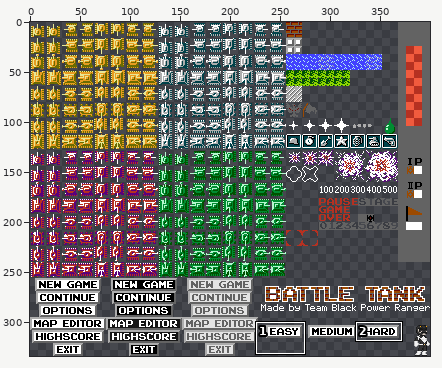
Sprite sheet: resursi/sprites.png. Above: a wide view before the commit, with the close-up outlined.
Close-up. Earlier state:
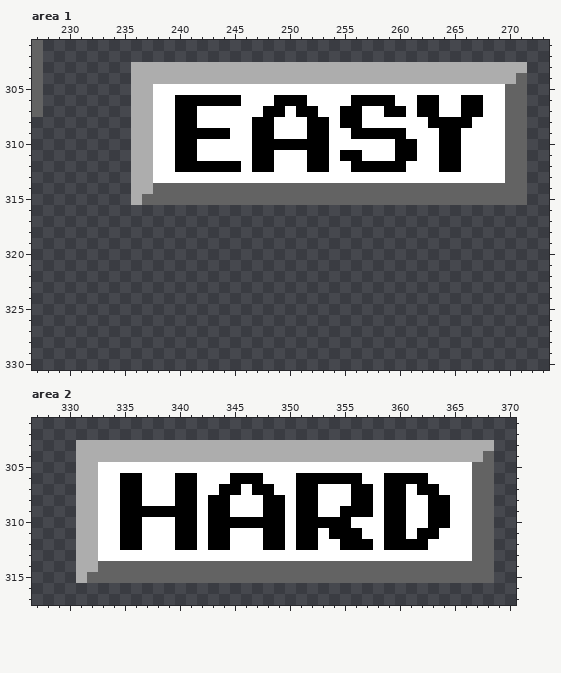
The file is 400x334 pixels. Colours within 5 levels of each other are drawn and written as one. Shown: area 1: x 227..273, y 301..330; area 2: x 327..370, y 301..317. The commit also changed other parts of the picture, which this record leaves out.
The same view after the edit:
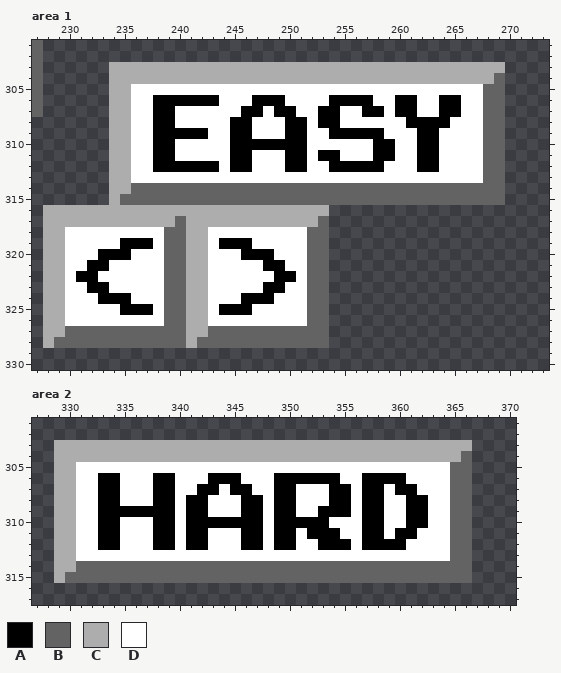
Palette (. is transparent): A #000000  B #636363  C #adadad  D #ffffff
What changed:
Changed rows in their new state; - is an unchanged pixel.
Area 1:
first column x 228:
303 ------CC----------------------------------..
304 ------CC---------------------------------B..
305 ------CCDD------------------------------BB..
306 ------CCDDAA----DD-AA-DD--AA--DDAADDAADDBB..
307 ------CCDDAADD----AAD-ADDAADDAAD-ADDAADDBB..
308 ------CCDDAADD---AADD-AAD-ADD----AA--DD-BB..
309 ------CCDDAA---DDAADD-AADDAA---DD-AADD--BB..
310 ------CCDDAADD---AA-----DD----AADDAADD--BB..
311 ------CCDDAADD---AADD-AAD-ADD-AADDAADD--BB..
312 ------CCDDAA----D-ADD-AADDAA---DD-AADD--BB..
313 ------CCDD------------------------------BB..
314 ------CCBB--------------------------------..
315 ------CBB---------------------------------..
316 CCCCCCCCCCCCCCCCCCCCCCCCCC------------------
317 CCCCCCCCCCCCBCCCCCCCCCCCCB------------------
318 CCDDDDDDDDDBBCCDDDDDDDDDBB------------------
319 CCDDDDDAAADBBCCDAAADDDDDBB------------------
320 CCDDDAAADDDBBCCDDDAAADDDBB------------------
321 CCDDAADDDDDBBCCDDDDDAADDBB------------------
322 CCDAADDDDDDBBCCDDDDDDAADBB------------------
323 CCDDAADDDDDBBCCDDDDDAADDBB------------------
324 CCDDDAAADDDBBCCDDDAAADDDBB------------------
325 CCDDDDDAAADBBCCDAAADDDDDBB------------------
326 CCDDDDDDDDDBBCCDDDDDDDDDBB------------------
327 CCBBBBBBBBBBBCCBBBBBBBBBBB------------------
328 CBBBBBBBBBBBBCBBBBBBBBBBBB------------------
Area 2:
first column x 329:
303 CC------------------------------------..
304 CC-----------------------------------B..
305 CCDD--------------------------------BB..
306 CCDDAADD-AADD-AA-DD-AA----DDAA--DD--BB..
307 CCDDAADD-AADDAAD-ADDAADD-AAD-AD-ADD-BB..
308 CCDDAADD-AAD-ADD-AAD-ADD-AAD-ADDAADDBB..
309 CCDDAA-----D-ADD-AAD-ADDAA-D-ADDAADDBB..
310 CCDDAADD-AAD-A-----D-A---DD-AADDAADDBB..
311 CCDDAADD-AAD-ADD-AAD-AD-A-DDAAD-ADD-BB..
312 CCDDAADD-AAD-ADD-AAD-ADDAA-D-A--DD--BB..
313 CCDD--------------------------------BB..
314 CCBB----------------------------------..
315 CBB-----------------------------------..
Pixel boxes of the changes (left, top, right, bottom) in both close-ups:
changed: (43, 62, 527, 348)
changed: (54, 440, 494, 583)
